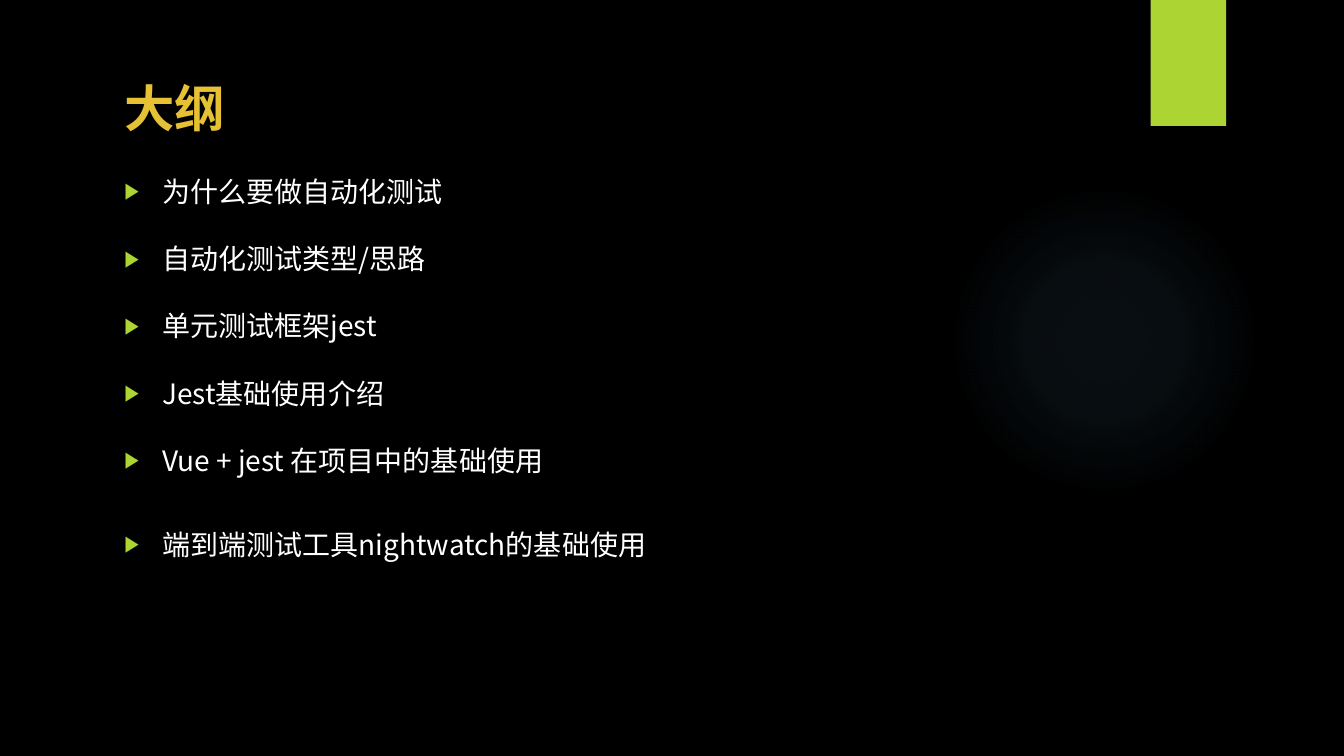
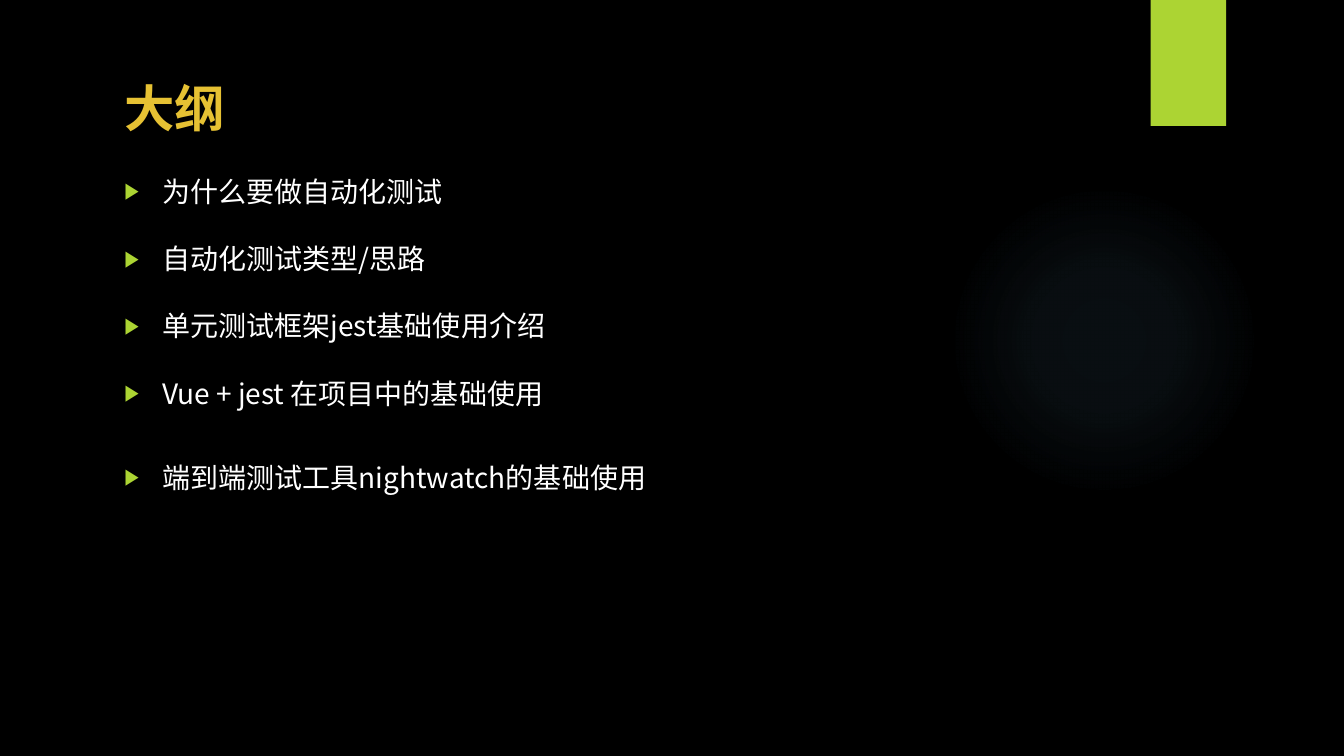
Before and after one commit to WangEbo/auto-test, a slide deck: slide 2 of 王博书的分享/自动化测试.pptx. Drawn at 1344x756 pixels with LibreOffice and Linux fonts; fonts in the diff are those of the drawing; background and template pictures are left out. Boxes give left, top, right and bottom in pixels: in the first picture for what was removed or moved away, otherwise in the second. Text is boxed around its words. In the diff, an @@ line names an element or a change of style, - is before the commit and + after.

```diff
--- a/王博书的分享/自动化测试.pptx
+++ b/王博书的分享/自动化测试.pptx
@@ text at <box>162,312,545,343</box>: text changed @@
-▶ 单元测试框架jest
-▶ Jest基础使用介绍
+▶ 单元测试框架jest基础使用介绍
```
Also in this commit, not shown: 5 other slides changed, 1 slide added.
